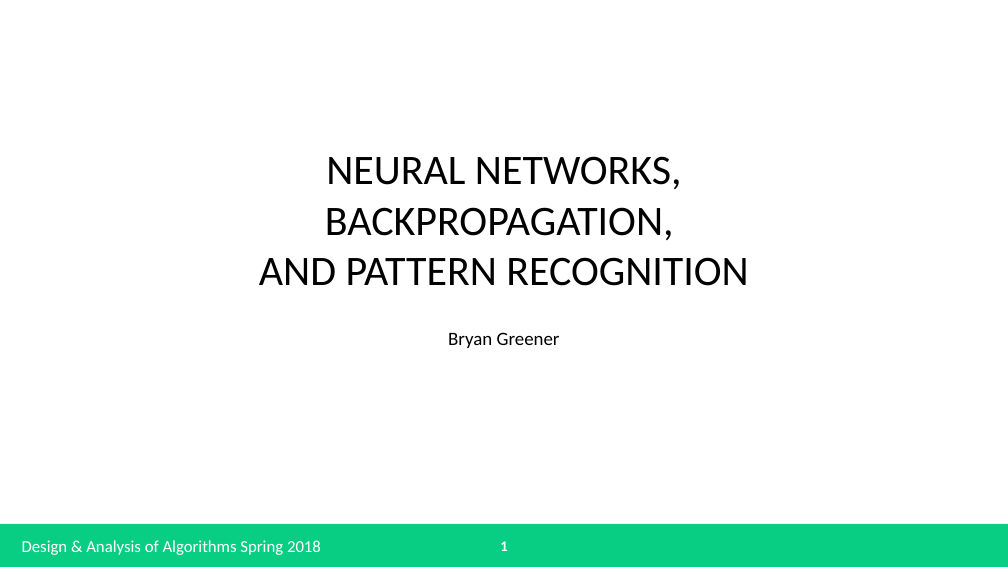
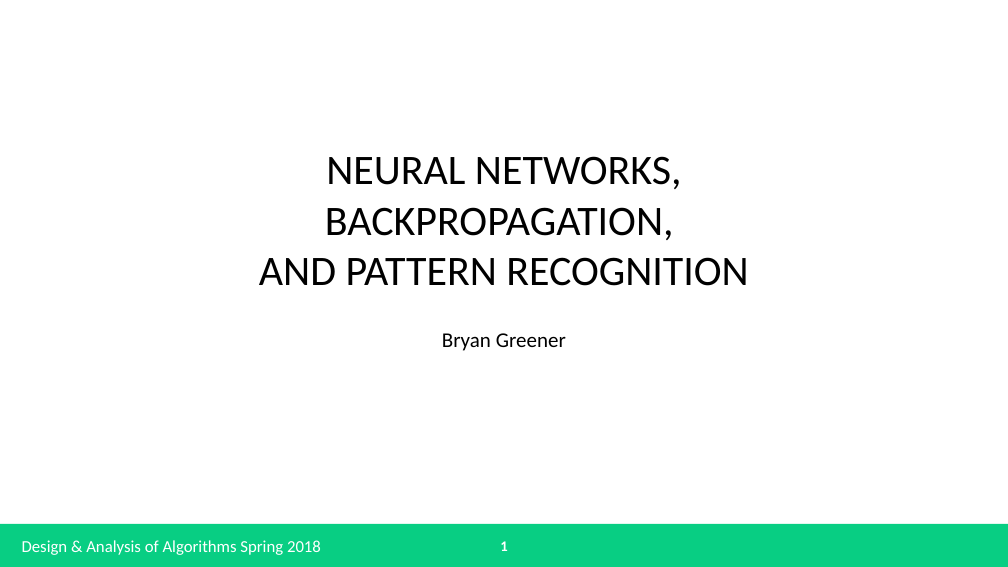
Before and after one commit to bryangreener/School, a slide deck: slide 1 of Spring 2018/Design and Analysis of Algorithms/Research Project/Presentation/Presentation.pptx. Drawn at 1008x567 pixels with LibreOffice and Linux fonts; fonts in the diff are those of the drawing. Boxes give left, top, right and bottom in pixels: in the first picture for what was removed or moved away, otherwise in the second. Text is boxed around its words. In the diff, an @@ line names an element or a change of style, - is before the commit and + after.

```diff
--- a/Spring 2018/Design and Analysis of Algorithms/Research Project/Presentation/Presentation.pptx
+++ b/Spring 2018/Design and Analysis of Algorithms/Research Project/Presentation/Presentation.pptx
@@ text "Bryan Greener" at (442,333,566,351): size 18 to 20 pt @@
```
Also in this commit, not shown: 8 other slides changed, 2 slides removed, 17 other files.
